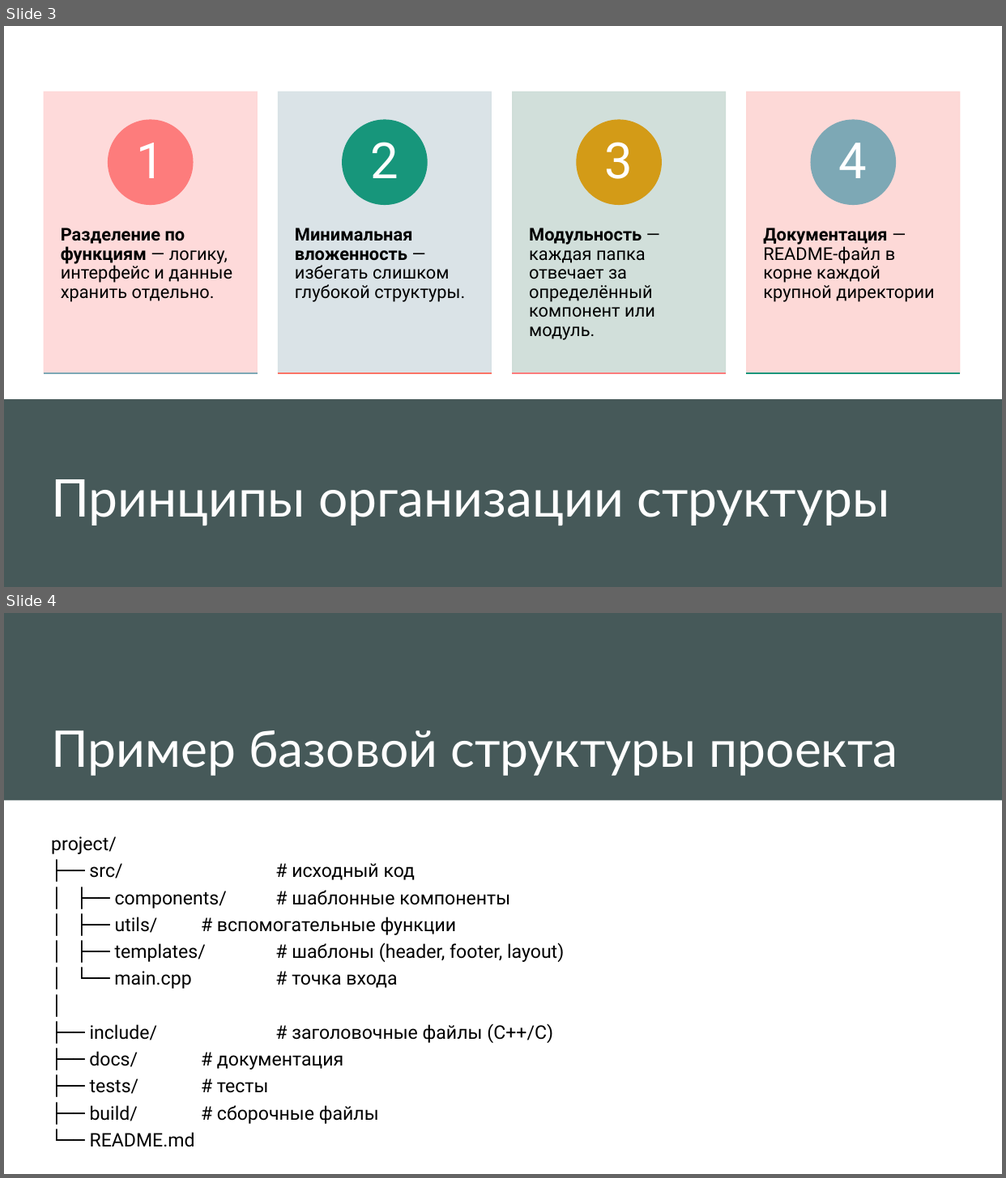
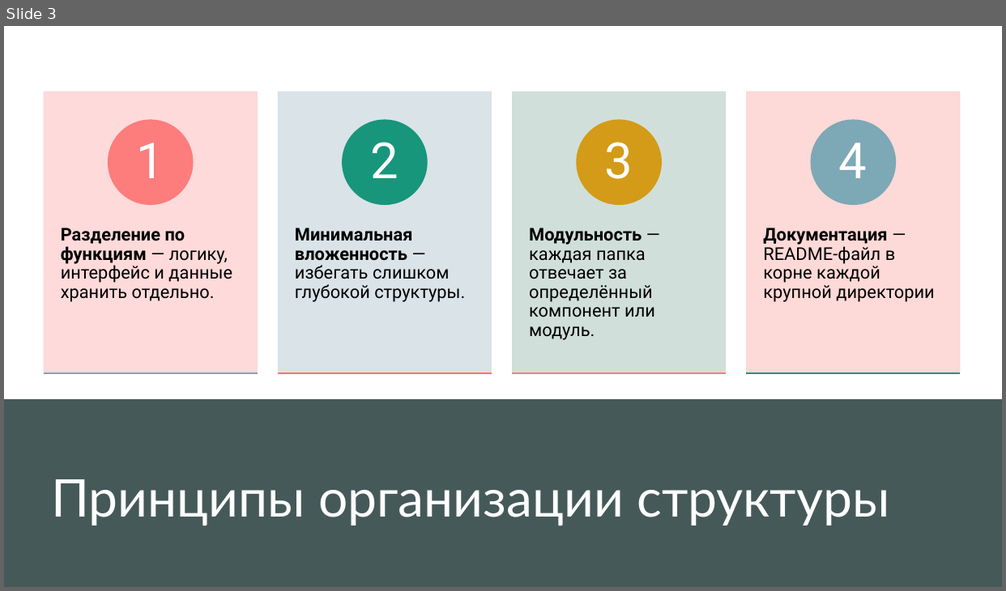
Before and after one commit to Alidedewf/application-design-patterns, a slide deck: шаблоны структура.pptx. Shown one above the other, each under a label of ours: slides 3 and 4 before the commit, slide 3 after it. The pictures are 1006x1178 and 1006x591 pixels, drawn with LibreOffice and Linux fonts; fonts in the diff are those of the drawing. Boxes give left, top, right and bottom in pixels: in the first picture for what was removed or moved away, otherwise in the second. Text is boxed around its words. In the diff, an @@ line names an element or a change of style, - is before the commit and + after.

```diff
--- a/шаблоны структура.pptx
+++ b/шаблоны структура.pptx
@@ slide 4 removed at box(4, 613, 1002, 1174), background #FFFFFF; not listed: 1 template element that a slide beside it also shows @@
@@ title removed at box(51, 730, 898, 776) @@
-Пример базовой структуры проекта
@@ text removed at box(51, 837, 564, 1148) @@
-project/
-├── src/ # исходный код
-│ ├── components/ # шаблонные компоненты
-│ ├── utils/ # вспомогательные функции
-│ ├── templates/ # шаблоны (header, footer, layout)
-│ └── main.cpp # точка входа
-│
-├── include/ # заголовочные файлы (C++/C)
-├── docs/ # документация
-├── tests/ # тесты
-├── build/ # сборочные файлы
-└── README.md
```
Also in this commit, not shown: 1 slide changed, 18 slides added, 2 other slides removed, 7 other files.
